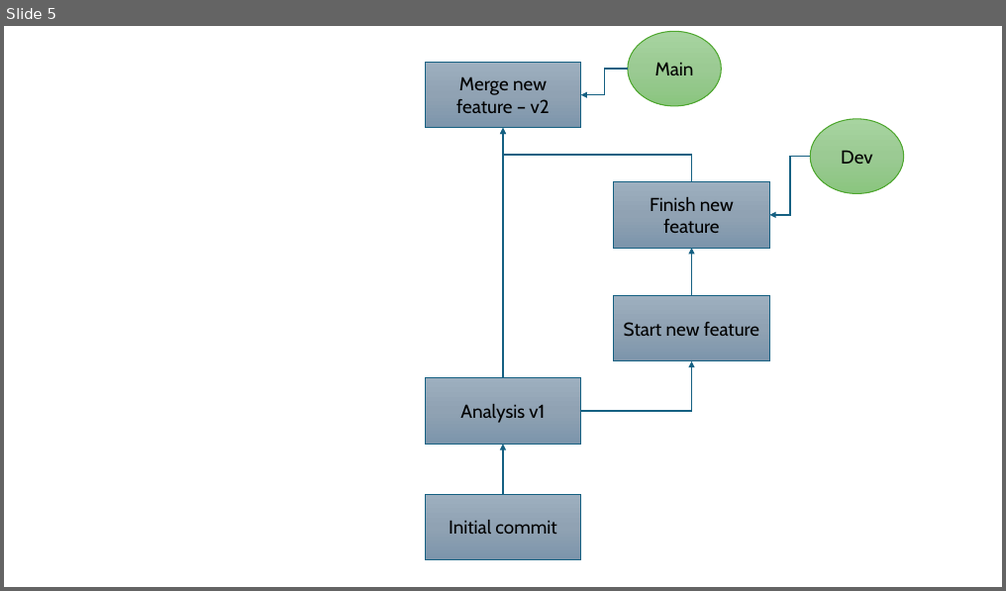
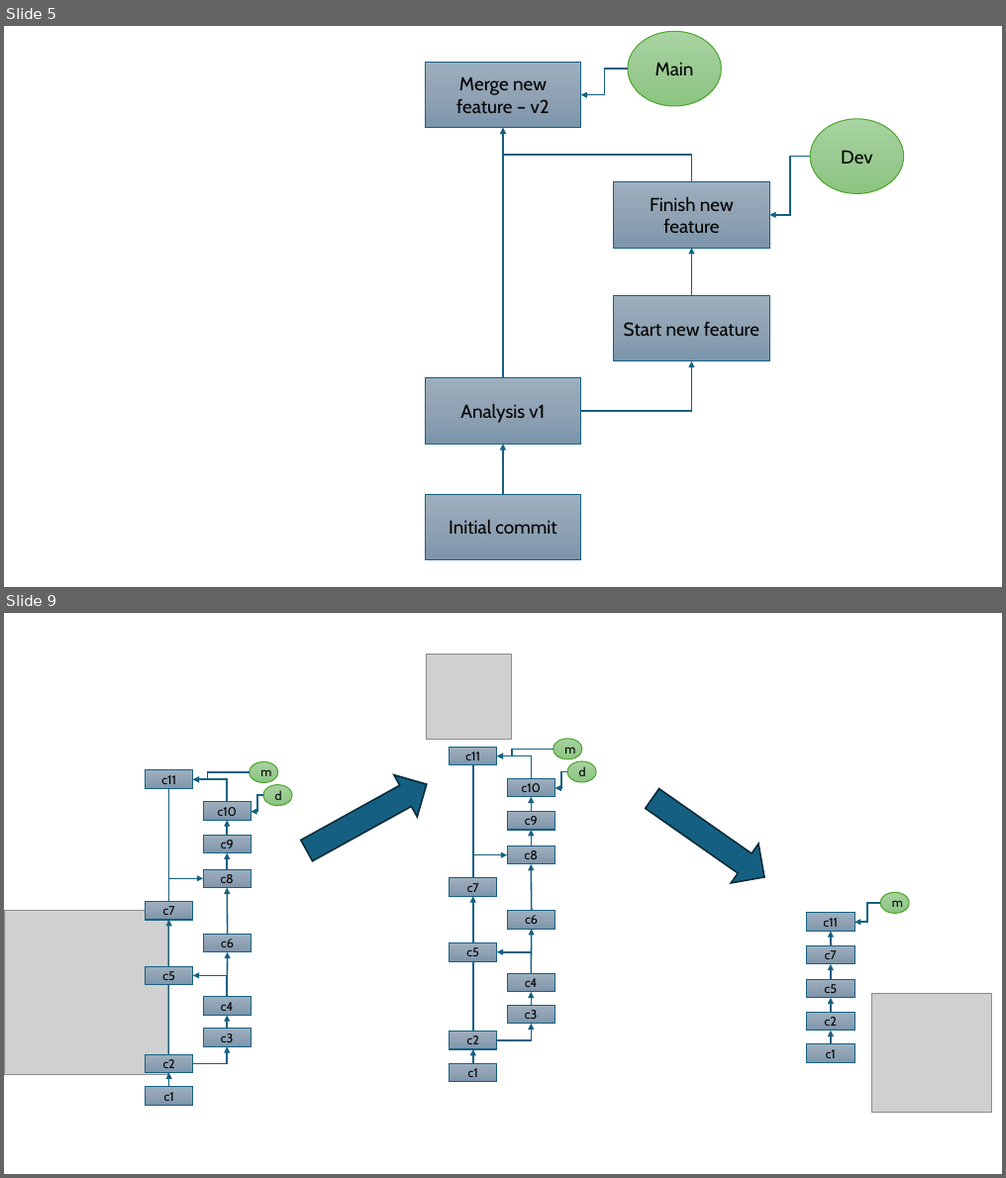
Before and after one commit to Hood-BIFX/general_course_materials, a slide deck: assets/intro_git_tree.pptx. Shown one above the other, each under a label of ours: slide 5 before the commit, slides 5 and 9 after it; the slides between them are not shown. The pictures are 1006x591 and 1006x1178 pixels, drawn with LibreOffice and Linux fonts; fonts in the diff are those of the drawing; grey boxes stand for pictures. Boxes give left, top, right and bottom in pixels: in the first picture for what was removed or moved away, otherwise in the second. Text is boxed around its words. In the diff, an @@ line names an element or a change of style, - is before the commit and + after.

```diff
--- a/assets/intro_git_tree.pptx
+++ b/assets/intro_git_tree.pptx
@@ slide 9 added at (4, 613, 1002, 1174), background #FFFFFF @@
@@ picture added at (426, 654, 512, 740) @@
@@ group added at (146, 761, 292, 1106): 11 rectangles, 7 arrows, 6 elbow arrows, 2 ellipses, 2 lines @@
+c1
+c2
+c3
+c4
+c5
+d
+m
+c6
+c7
+c8
+c9
+c10
+c11
@@ right arrow added at (295, 763, 439, 871), fill #156082, outline #092A39 1.5 pt @@
@@ group added at (450, 739, 596, 1082): 11 rectangles, 7 arrows, 6 elbow arrows, 2 ellipses, 2 lines @@
+c1
+c2
+c3
+c4
+c5
+d
+m
+c6
+c7
+c8
+c9
+c10
+c11
@@ right arrow added at (639, 778, 778, 896), fill #156082, outline #092A39 1.5 pt @@
@@ elbow arrow added from (880, 903) to (854, 922), #156082 1.5 pt @@
@@ ellipse added at (880, 892, 909, 913), fill gradient #A8D5A0 to #9CCA94 to #8AC680, outline #4EA72E 1 pt, 12 pt, text #000000 @@
+m
@@ picture added at (4, 911, 168, 1075) @@
@@ rectangle added at (807, 913, 854, 932), fill gradient #9EAFBF to #91A3B4 to #7C95AB, outline #156082 1 pt, 12 pt, text #000000 @@
+c11
@@ arrow added from (831, 947) to (831, 931), #156082 1.5 pt @@
@@ rectangle added at (807, 947, 854, 964), fill gradient #9EAFBF to #91A3B4 to #7C95AB, outline #156082 1 pt, 12 pt, text #000000 @@
+c7
@@ arrow added from (831, 980) to (831, 964), #156082 1.5 pt @@
@@ rectangle added at (807, 980, 854, 998), fill gradient #9EAFBF to #91A3B4 to #7C95AB, outline #156082 1 pt, 12 pt, text #000000 @@
+c5
@@ arrow added from (831, 1012) to (831, 998), #156082 1.5 pt @@
@@ picture added at (871, 993, 991, 1113) @@
@@ rectangle added at (807, 1012, 854, 1031), fill gradient #9EAFBF to #91A3B4 to #7C95AB, outline #156082 1 pt, 12 pt, text #000000 @@
+c2
@@ rectangle added at (807, 1045, 854, 1063), fill gradient #9EAFBF to #91A3B4 to #7C95AB, outline #156082 1 pt, 12 pt, text #000000 @@
+c1
@@ arrow added from (831, 1045) to (831, 1031), #156082 1.5 pt @@
```
Also in this commit, not shown: 4 other slides added, 6 other files.
